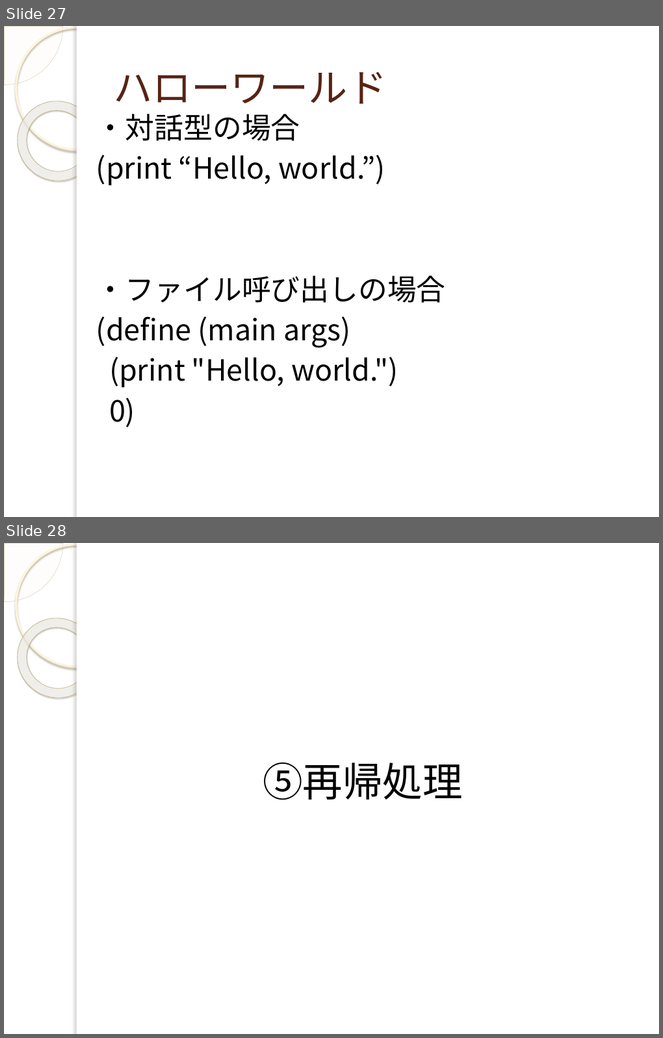
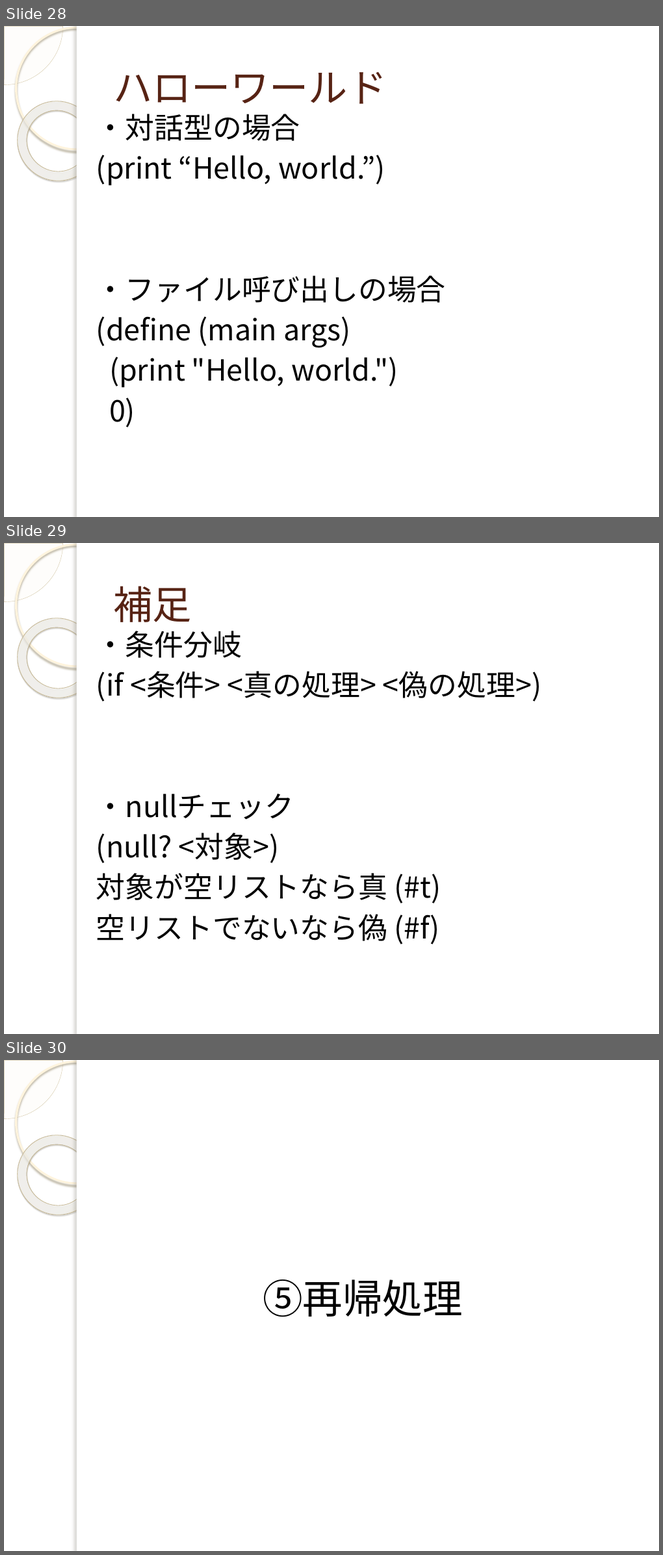
Before and after one commit to yuridonus/FEstudy, a slide deck: scheme.pptx. Shown one above the other, each under a label of ours: slides 27 and 28 before the commit, slides 28, 29 and 30 after it. The pictures are 663x1038 and 663x1555 pixels, drawn with LibreOffice and Linux fonts; fonts in the diff are those of the drawing; background and template pictures are left out. Boxes give left, top, right and bottom in pixels: in the first picture for what was removed or moved away, otherwise in the second. Text is boxed around its words. In the diff, an @@ line names an element or a change of style, - is before the commit and + after.

```diff
--- a/scheme.pptx
+++ b/scheme.pptx
@@ slide 29 added at [4,543,659,1034], background picture (left out); not listed: 5 template elements that a slide beside it also shows @@
@@ title added at [113,586,191,622], 43 pt, text #572314 @@
+補足
@@ text added at [96,631,542,945], 32 pt, text #000000 @@
+・条件分岐
+(if <条件> <真の処理> <偽の処理>)
+・nullチェック
+(null? <対象>)
+対象が空リストなら真 (#t)
+空リストでないなら偽 (#f)
@@ what was slide 27 is now slide 28 @@
@@ what was slide 28 is now slide 30 @@
```
Also in this commit, not shown: 3 slides changed, 4 other slides added, 1 slide removed.
